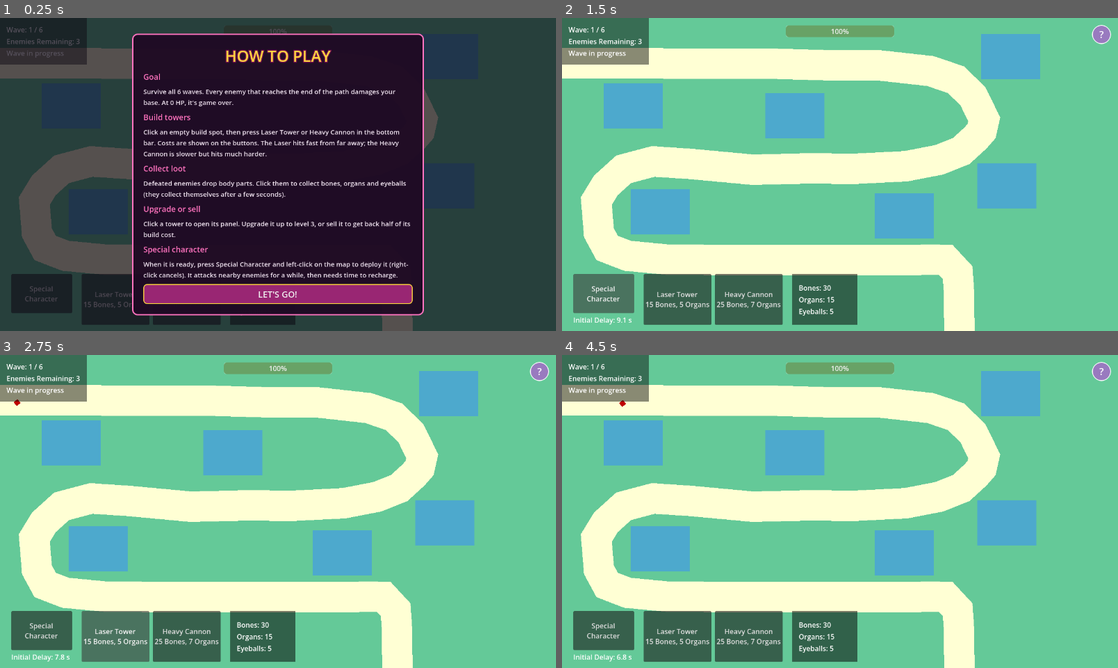
Above: before the commit, frames 1-4 (two rows, left to right).
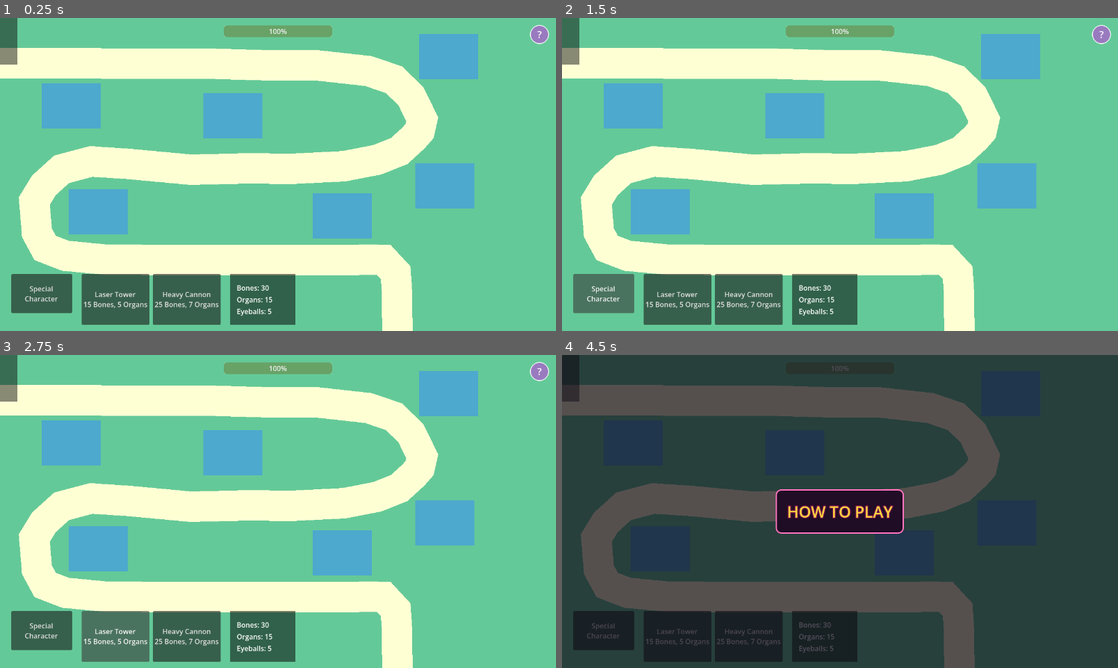
Above: after the commit, the same moments.

Repository: onion-40/candy-carnage
Game: Godot game, scene res://Scenes/main.tscn
Same seed, same stepped clock (60 frames per second), same inputs: the game is played once before the commit and once after it.
Inputs (mouse positions are in pixels of both pictures, inside the frame that each line leads up to):
- Up to frame 1 (0.25 s): no input
- Up to frame 2 (1.5 s): click (840, 293) at 0.5 s, where only the run before the commit has a clickable "LET'S GO!"; click "Special Character" at 1.25 s
- Up to frame 3 (2.75 s): click "Laser Tower 15 Bones, 5 Organs" at 2 s
- Up to frame 4 (4.5 s): click "Heavy Cannon 25 Bones, 7 Orga…" at 2.75 s; click "?" at 3.5 s; click (840, 630) at 4.25 s, where only the run before the commit has a clickable "LET'S GO!"

The runs differ from the first frame. In frame 1, 100% of the frame differs, in the area x 0-100%, y 0-100%; in frame 2, 2.0%; in frame 3, 2.0%; in frame 4, 100%.
Error after the commit: Parse Error: Preload file "res://Scenes/Levels/SpecialCharacters.tscn" does not exist. (res://Scripts/Scenes/Map.gd:5)

Commit message:
testing

Diff:
--- a/Scripts/Scenes/Map.gd
+++ b/Scripts/Scenes/Map.gd
@@ -2,7 +2,7 @@
 
 const TOWER_SCENE = preload("res://Scenes/Towers.tscn")
 const ENEMY_SCENE = preload("res://Scenes/Enemies.tscn")
-const SPECIAL_CHARACTER_SCENE = preload("res://Scenes/SpecialCharacters.tscn")
+const SPECIAL_CHARACTER_SCENE = preload("res://Scenes/Levels/SpecialCharacters.tscn")
 signal player_health_changed(current_hp: int, max_hp: int)
 signal game_over
 signal victory
